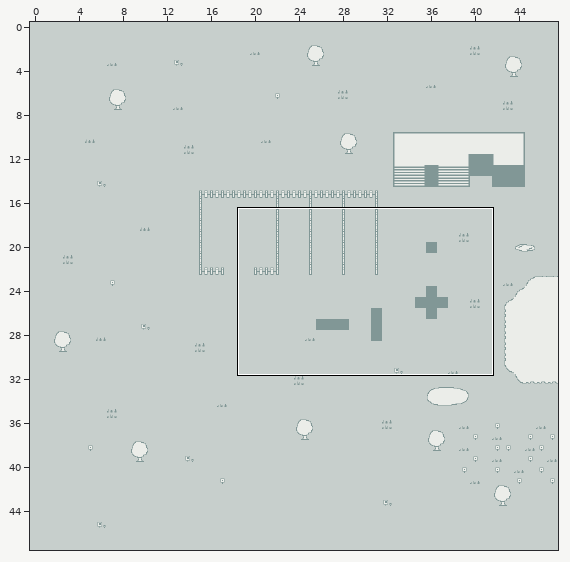
Level history. Tiled map: ProjectLoot/Content/Screens/ShootingRange/ShootingRangeMap.tmx. Above, an overview of the earlier version with the close-up marked.
Close-up. Before the commit:
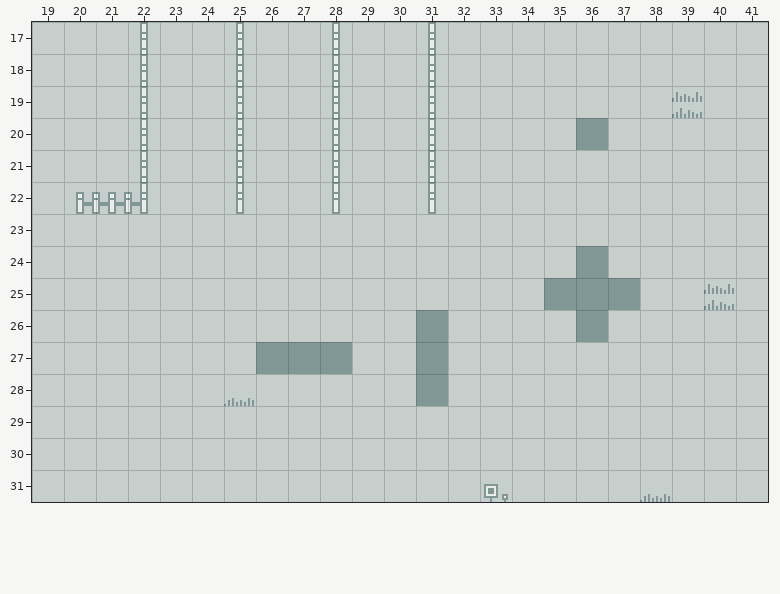
Cells are 16x16 px. Shown: x 19..41, y 17..31.
New version:
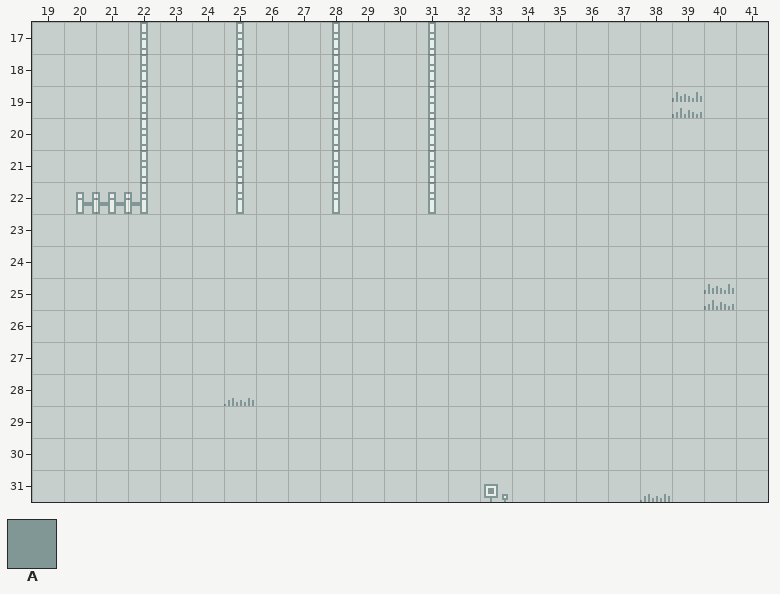
Key: from "WhiteVoid": A 64 "SolidCollision".
_ is an empty cell, . an unchanged one.
Diff:
--- layer "GameplayLayer"
@@ x 36..36 @@
-20 A
+20 _
@@ x 26..37 @@
-24 ..........A.
-25 .........AAA
-26 .....A....A.
-27 AAA..A......
-28 .....A......
+24 .........._.
+25 .........___
+26 ....._...._.
+27 ___.._......
+28 ....._......
